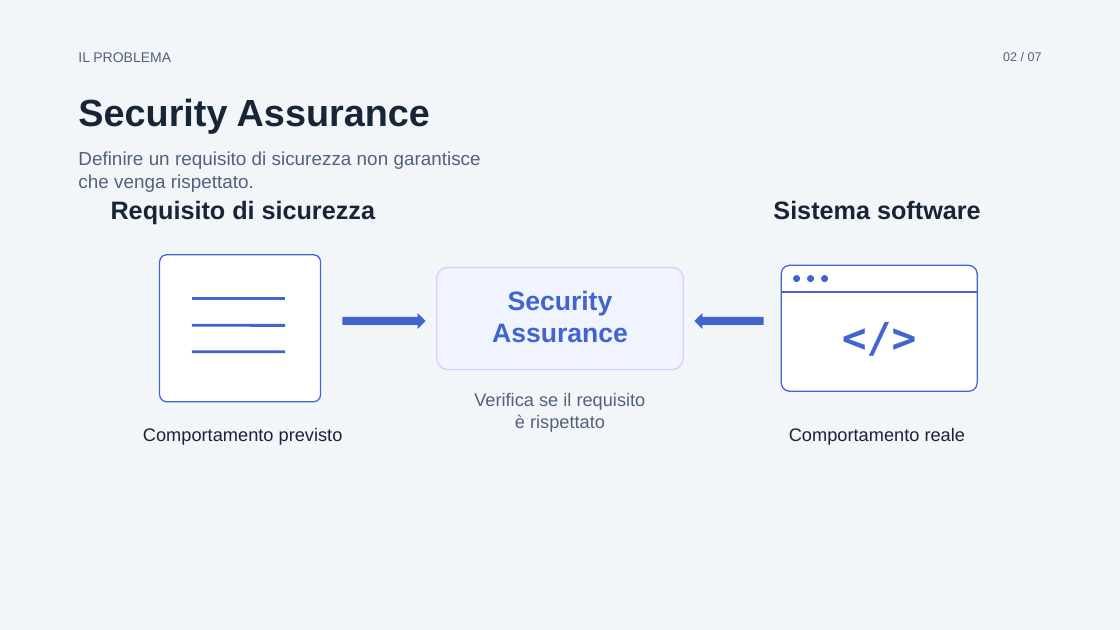
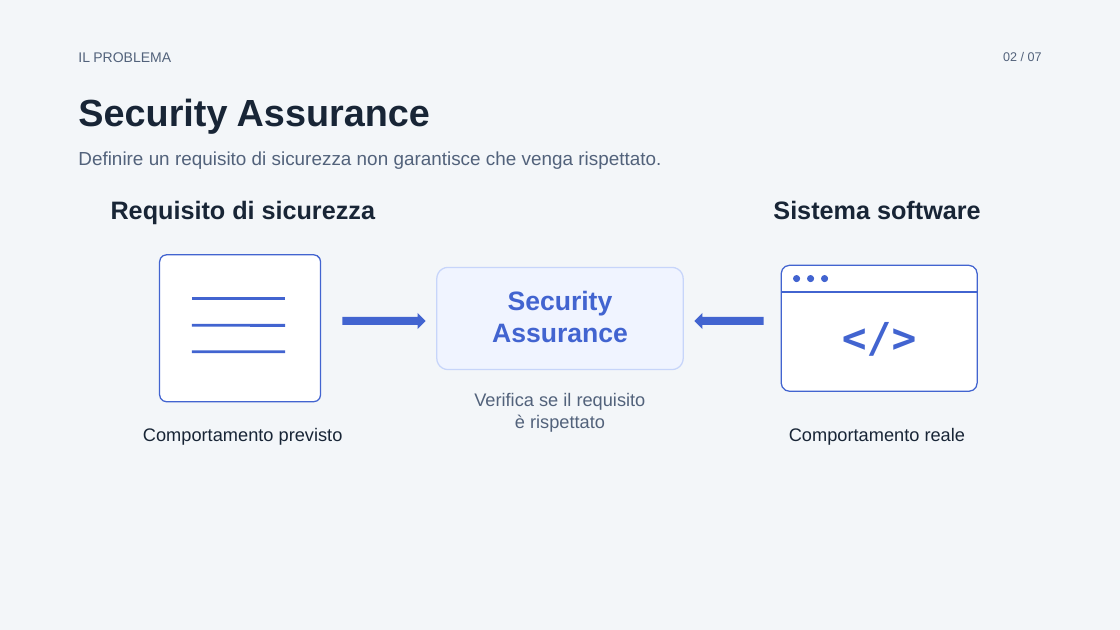
Before and after one commit to desila23/5g-security-assurance-thesis, a slide deck: slide 2 of 5g-thesis-presentation-5min/tesi-5min.pptx. Drawn at 1120x630 pixels with LibreOffice and Linux fonts; fonts in the diff are those of the drawing. Boxes give left, top, right and bottom in pixels: in the first picture for what was removed or moved away, otherwise in the second. Text is boxed around its words. In the diff, an @@ line names an element or a change of style, - is before the commit and + after.

```diff
--- a/5g-thesis-presentation-5min/tesi-5min.pptx
+++ b/5g-thesis-presentation-5min/tesi-5min.pptx
@@ text at (78, 151, 661, 169): text changed @@
-Definire un requisito di sicurezza non garantisce
-che venga rispettato.
+Definire un requisito di sicurezza non garantisce che venga rispettato.
```
Also in this commit, not shown: 4 other slides changed, 4 other files.
